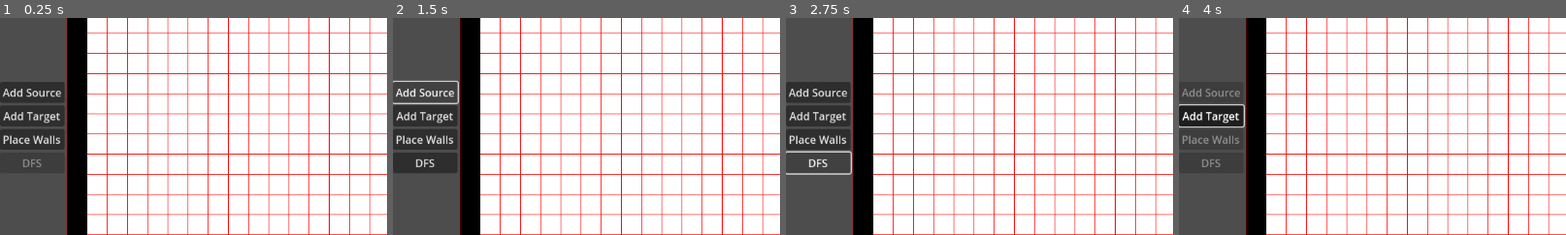
Above: before the commit, frames 1-4 (left to right).
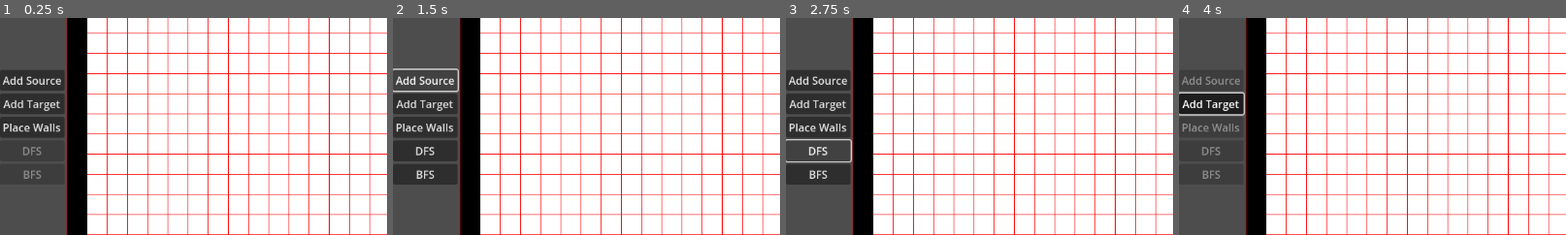
Above: after the commit, the same moments.

Repository: 702BH/GameAIProjects
Game: Godot game, scene res://ProgrammingGameAIByExample/Graphs/dfs_grid_vis.tscn
Two runs of this game, one before a commit and one after it. Both use one fixed random seed, a clock stepped at 60 frames per second and the inputs below. The project has no main scene, so this scene is started directly.
Inputs (mouse positions are % of the whole screen's width and height, from its top left):
- Up to frame 1 (0.25 s): no input
- Up to frame 2 (1.5 s): click "Add Source" at 0.5 s; click "Add Source" at 1.25 s
- Up to frame 3 (2.75 s): click "DFS" at 2 s
- Up to frame 4 (4 s): click (4, 61) at 2.75 s, where only the run after the commit has a clickable "BFS"; click "Add Target" at 3.5 s
The pictures show only the part of the screen within x 0-50%, y 25-75%; the shares and areas given below are measured in that part.

The runs differ from the first frame. In frame 1, 2.9% of the frame differs, in the area x 0-17%, y 24-75%; in frame 2, 3.7%; in frame 3, 4.0%, in the area x 0-18%, y 24-77%; in frame 4, 3.0%.
Error before the commit: Invalid assignment of property or key 'paths' with value of type 'Array' on a base object of type 'ReferenceRect (grid.gd)'. (res://ProgrammingGameAIByExample/…
Error after the commit: Invalid access to property or key 'id' on a base object of type 'Nil'. (res://ProgrammingGameAIByExample/Graphs/dfs_grid_vis.gd:157)

Commit message:
added breadth first search

Diff:
--- a/aiforgamesprojects/ProgrammingGameAIByExample/Graphs/SparseGraph.gd
+++ b/aiforgamesprojects/ProgrammingGameAIByExample/Graphs/SparseGraph.gd
@@ -92,3 +92,41 @@
 				return true
 	path.pop_back()
 	return false
+
+
+func breadth_first_search_source(source:int, target:int) -> Array[GraphVertex]:
+	var is_visited : Array[bool] = []
+	is_visited.resize(nodes.size())
+	var path : Array[GraphVertex] = []
+	var parents : Dictionary = {}
+	if _bfs(is_visited, nodes[source], path, target, parents):
+		print("found")
+		var path_to_target: Array[GraphVertex]  = []
+		var current = target
+
+		while current != null:
+			path_to_target.push_front(nodes[current])
+			current = parents.get(current, null)
+		for i in range(path_to_target.size()):
+			print(path[i].vertex_text())
+		return path_to_target
+	print("failed")
+	return []
+
+func _bfs(isVisited: Array[bool], node : GraphVertex, path: Array[GraphVertex], target:int, parents:Dictionary) -> bool:
+	isVisited[node.id] = true
+	var queue = []
+	queue.push_back(node)
+	parents[node.id] = null
+	while queue.size() > 0:
+		var next = queue.pop_front()
+		path.append(next)
+		if next.id == target:
+			return true
+		var node_edges = edges[next.id]
+		for edge:GraphEdge in node_edges:
+			if !isVisited[edge.to]:
+				isVisited[edge.to] = true
+				parents[edge.to] = next.id
+				queue.push_back(nodes[edge.to])
+	return false
--- a/aiforgamesprojects/ProgrammingGameAIByExample/Graphs/dfs_grid_vis.gd
+++ b/aiforgamesprojects/ProgrammingGameAIByExample/Graphs/dfs_grid_vis.gd
@@ -9,6 +9,7 @@
 @onready var buttons_container := $Control/HBoxContainer/Buttons
 @onready var grid: ReferenceRect= $Control/HBoxContainer/Grid
 @onready var dfs_button := $Control/HBoxContainer/Buttons/dfs
+@onready var bfs_button := $Control/HBoxContainer/Buttons/bfs
 
 var graph: SparseGraph
 var resolution := 30.0
@@ -23,6 +24,7 @@
 var target_node = null
 
 var dfs_path = []
+var bfs_path = []
 
 
 func _ready() -> void:
@@ -113,8 +115,10 @@
 	print(source_node)
 	if source_node != null and target_node != null:
 		dfs_button.disabled = false
+		bfs_button.disabled = false
 	else:
 		dfs_button.disabled = true
+		bfs_button.disabled = true
 
 func on_target_placed() -> void:
 	target_button.button_pressed = false
@@ -127,6 +131,7 @@
 	print(target_node)
 	if source_node != null and target_node != null:
 		dfs_button.disabled = false
+		bfs_button.disabled = false
 
 func _on_target_toggled(toggled_on: bool) -> void:
 	placing = toggled_on
@@ -148,7 +153,12 @@
 
 
 func _on_dfs_pressed() -> void:
-	grid.paths = []
+	#grid.paths = []
 	dfs_path = graph.depth_first_search_source(source_node.id, target_node.id)
 	for node in dfs_path:
 		pass
+
+
+func _on_button_pressed() -> void:
+	#grid.paths = []
+	bfs_path = graph.breadth_first_search_source(source_node.id, target_node.id)
--- a/aiforgamesprojects/ProgrammingGameAIByExample/Graphs/dfs_grid_vis.tscn
+++ b/aiforgamesprojects/ProgrammingGameAIByExample/Graphs/dfs_grid_vis.tscn
@@ -51,6 +51,11 @@
 disabled = true
 text = "DFS"
 
+[node name="bfs" type="Button" parent="Control/HBoxContainer/Buttons"]
+layout_mode = 2
+disabled = true
+text = "BFS"
+
 [node name="Grid" type="ReferenceRect" parent="Control/HBoxContainer"]
 custom_minimum_size = Vector2(1052, 640)
 layout_mode = 2
@@ -63,6 +68,7 @@
 [connection signal="toggled" from="Control/HBoxContainer/Buttons/Target" to="." method="_on_target_toggled"]
 [connection signal="toggled" from="Control/HBoxContainer/Buttons/Walls" to="." method="_on_walls_toggled"]
 [connection signal="pressed" from="Control/HBoxContainer/Buttons/dfs" to="." method="_on_dfs_pressed"]
+[connection signal="pressed" from="Control/HBoxContainer/Buttons/bfs" to="." method="_on_button_pressed"]
 [connection signal="mouse_entered" from="Control/HBoxContainer/Grid" to="Control/HBoxContainer/Grid" method="_on_mouse_entered"]
 [connection signal="mouse_exited" from="Control/HBoxContainer/Grid" to="Control/HBoxContainer/Grid" method="_on_mouse_exited"]
 [connection signal="resized" from="Control/HBoxContainer/Grid" to="Control/HBoxContainer/Grid" method="_on_resized"]
